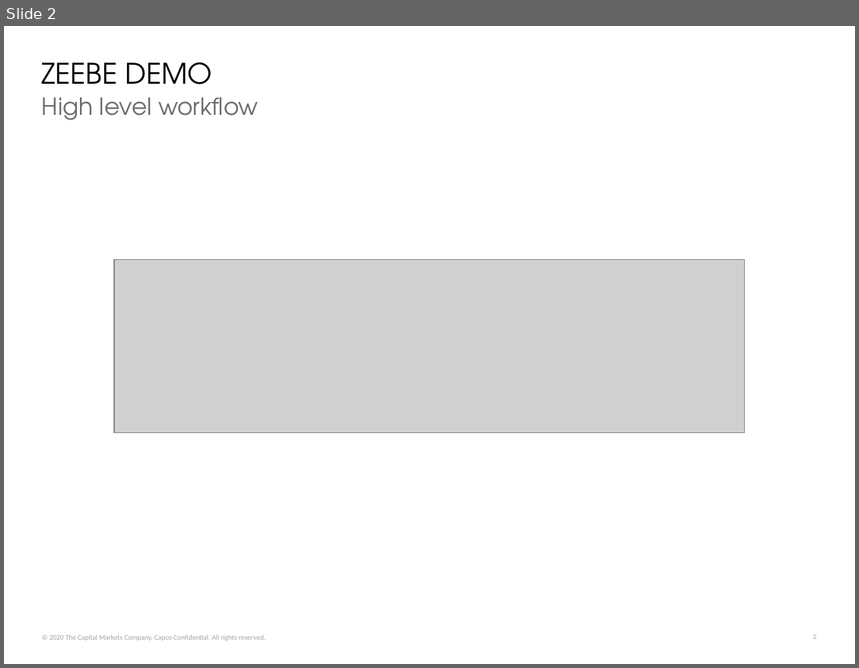
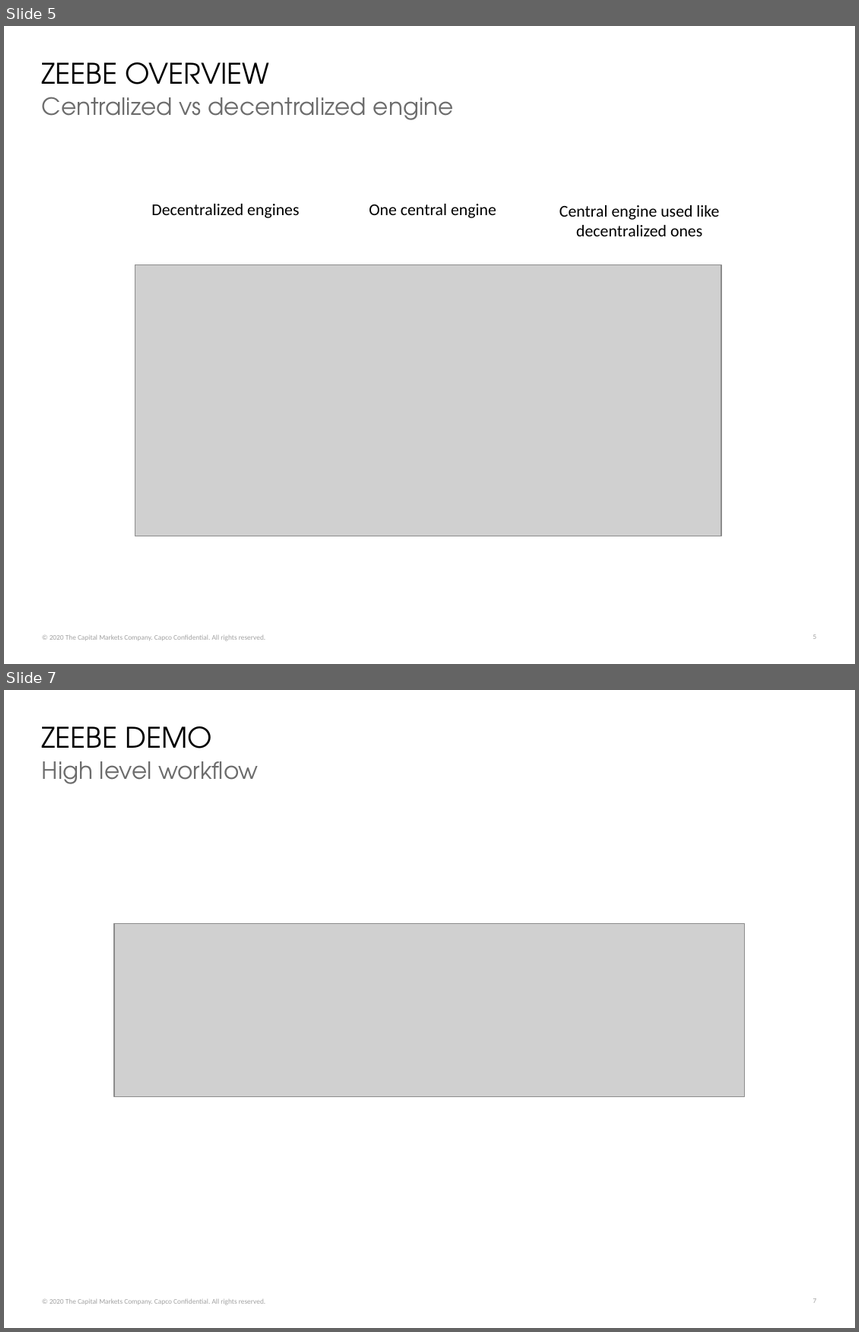
Before and after one commit to ccso-capco/zeebe-demo, a slide deck: docs/zeebe-demo.pptx. Shown one above the other, each under a label of ours: slide 2 before the commit, slides 5 and 7 after it; the slides between them are not shown. The pictures are 859x668 and 859x1332 pixels, drawn with LibreOffice and Linux fonts; fonts in the diff are those of the drawing; grey boxes stand for pictures. Boxes give left, top, right and bottom in pixels: in the first picture for what was removed or moved away, otherwise in the second. Text is boxed around its words. In the diff, an @@ line names an element or a change of style, - is before the commit and + after.

```diff
--- a/docs/zeebe-demo.pptx
+++ b/docs/zeebe-demo.pptx
@@ slide 5 added at <box>4,26,855,664</box>, background #FFFFFF; not listed: 2 template elements that a slide beside it also shows @@
@@ title added at <box>42,62,270,97</box>, 24 pt, text #000000 @@
+ZEEBE OVERVIEW
@@ text added at <box>42,97,454,120</box>, 20 pt, text #6C6C6C @@
+Centralized vs decentralized engine
@@ text added at <box>151,204,299,218</box>, 14 pt, text #000000 @@
+Decentralized engines
@@ text added at <box>369,204,496,218</box>, 14 pt, text #000000 @@
+One central engine
@@ text added at <box>560,205,719,237</box>, 14 pt, text #000000 @@
+Central engine used like decentralized ones
@@ picture added at <box>135,265,721,537</box> @@
@@ what was slide 2 is now slide 7 @@
```
Also in this commit, not shown: 2 slides changed, 6 other slides added, 1 slide removed, 31 other files.
